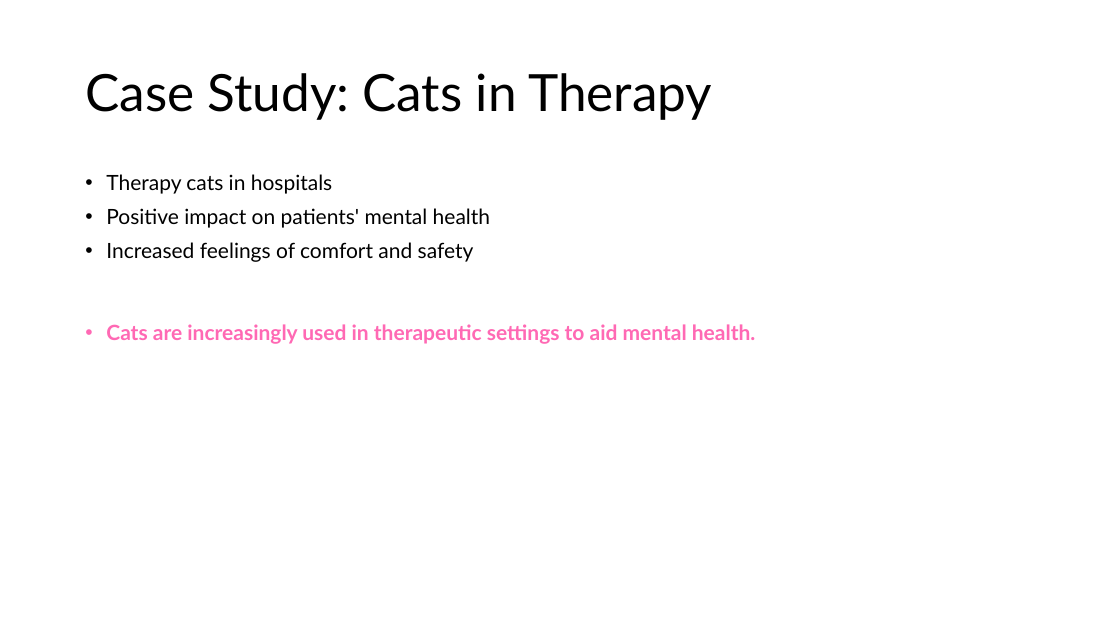
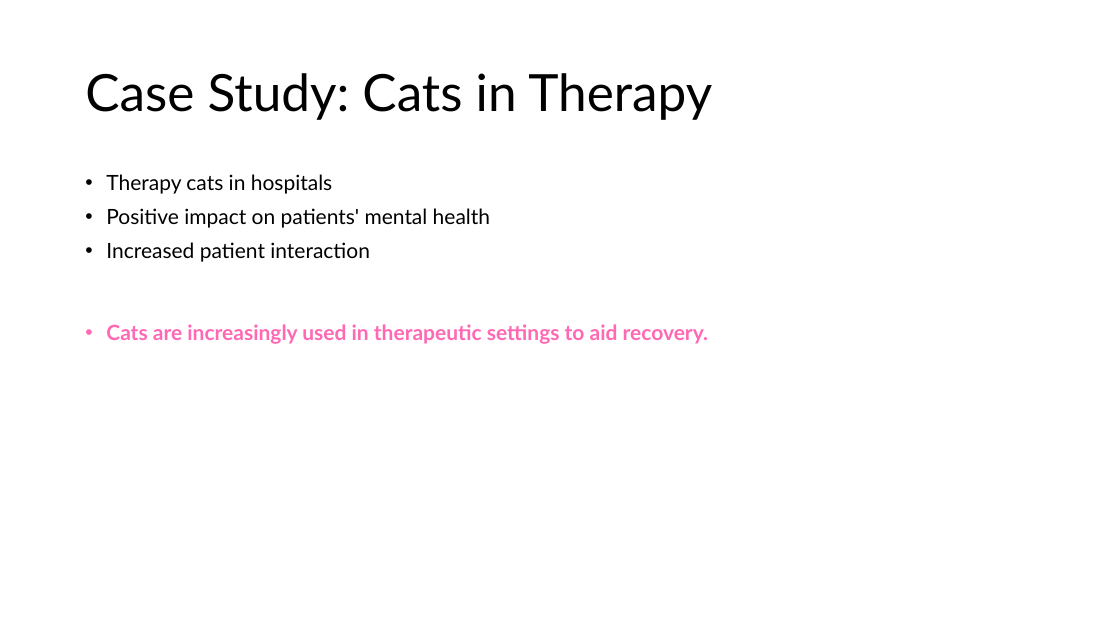
Before and after one commit to drubaga/SlideAI, a slide deck: slide 6 of output/The_Benefits_of_Having_Cats_at_Home.pptx (slide 5 before the commit). Drawn at 1120x630 pixels with LibreOffice and Linux fonts; fonts in the diff are those of the drawing. Boxes give left, top, right and bottom in pixels: in the first picture for what was removed or moved away, otherwise in the second. Text is boxed around its words. In the diff, an @@ line names an element or a change of style, - is before the commit and + after.

Commit message:
feat(api): add single endpoint to generate .pptx from prompt and text input

```diff
--- a/output/The_Benefits_of_Having_Cats_at_Home.pptx
+++ b/output/The_Benefits_of_Having_Cats_at_Home.pptx
@@ text at box(106, 242, 708, 344): text changed @@
-• Increased feelings of comfort and safety
-• Cats are increasingly used in therapeutic settings to aid mental health.
+• Increased patient interaction
+• Cats are increasingly used in therapeutic settings to aid recovery.
```
Also in this commit, not shown: 10 other slides changed, 1 slide added, 1 slide removed, 1 other file.
